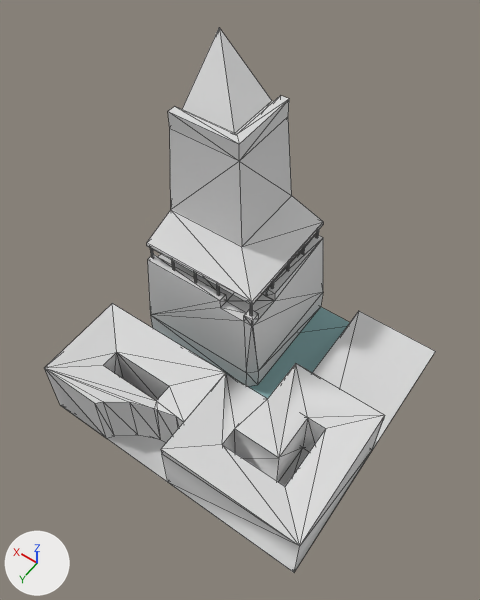
What one commit did to the OBJ model assets/stl_export/22cw.obj.
Camera for both pictures: a 50 mm lens placed at (-21.4, 32.6, 63.8), pointed at (1.4, 0.6, 13.6). Lighting does not change. The marker at lower left points along +X, +Y and +Z. The picture after the commit comes second. Mesh edges are drawn as thin lines. Where no turn or scale is listed for an object, it has been applied to the vertices. Vertices at exactly the same position are counted once.

Names of what the first picture shows: '22cw'.
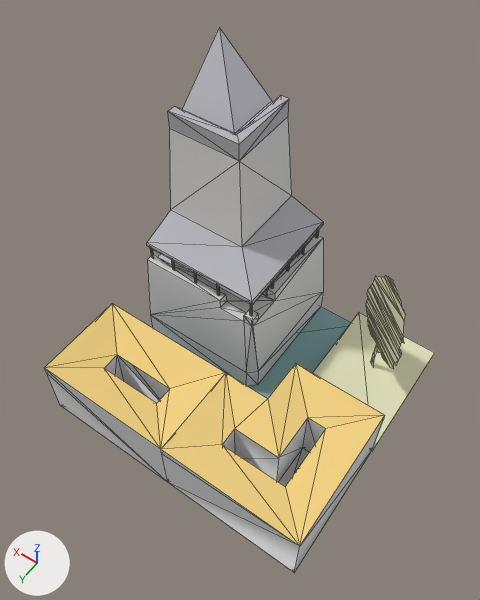
Boxes [x1, y1, x2, y2] around the edits, measured in the pictures (480 x 600 px):
```json
{"object": "22cw", "change": "reshaped", "before": [45, 28, 435, 572], "after": [45, 28, 434, 572]}
{"part": 1, "of": "me_22cw", "change": "added", "after": [366, 276, 405, 369], "on screen": "beige"}
{"part": 2, "of": "me_22cw", "change": "cut back", "before": [45, 101, 435, 485], "after": [45, 101, 434, 486]}
{"part": 3, "of": "me_22cw", "change": "recoloured", "before": [147, 28, 323, 305], "after": [147, 28, 323, 305], "on screen": "light grey to grey"}
{"part": 4, "of": "me_22cw", "change": "recoloured", "before": [150, 230, 319, 316], "after": [150, 230, 319, 316]}
{"part": 5, "of": "me_22cw", "change": "recoloured", "before": [161, 363, 385, 546], "after": [161, 363, 385, 546], "on screen": "light grey to yellow"}
```

The change, as JSON lines over the scene's bpy script:
```json
{"op": "add", "block": "mat_cortyard", "code": ["mat_cortyard = principled_material('cortyard')", "mat_cortyard.base_color = (0.878, 0.792, 0.651)  # pale yellow #f1e6d3", "mat_cortyard.roughness = 1.0"]}
{"op": "add", "block": "mat_castleroof", "code": ["mat_castleroof = principled_material('castleRoof')", "mat_castleroof.base_color = (0.471, 0.471, 0.51)  # grey #b7b7bd", "mat_castleroof.roughness = 1.0"]}
{"op": "add", "block": "mat_material", "code": ["mat_material = principled_material('Material')", "mat_material.base_color = (0.878, 0.639, 0.224)  # yellow #f1d182", "mat_material.roughness = 1.0"]}
{"op": "add", "block": "mat_straw", "code": ["mat_straw = principled_material('straw')", "mat_straw.base_color = (0.569, 0.514, 0.42)  # light grey #c7bead", "mat_straw.roughness = 1.0"]}
{"op": "add", "block": "mat_w", "code": ["mat_w = principled_material('w')", "mat_w.base_color = (0.757, 0.757, 0.502)  # beige #e2e2bc", "mat_w.roughness = 1.0"]}
{"block": "me_22cw", "where": "# used by ob_22cw; location = (0.0, 0.0, 0.0)"}
{"op": "remove", "block": "me_22cw", "code": "me_22cw.from_pydata(...)  # 211 vertices, 408 faces; spans x -15.0..15.0, y -15.0..15.0, z -3.0..29.6"}
{"op": "add", "block": "me_22cw", "code": "me_22cw.from_pydata(...)  # 264 vertices, 402 faces; spans x -15.0..15.0, y -15.0..15.0, z -3.0..29.6"}
{"block": "me_22cw", "change": "me_22cw part 1: a new loose piece of 67 vertices spanning x -13.2..-6.4, y -12.1..-6.6, z -0.3..14.1, in mat_w (beige #e2e2bc)"}
{"block": "me_22cw", "change": "me_22cw part 2"}
{"block": "me_22cw", "change": "25 vertices are removed from x -15.0..15.0, y -15.0..15.0, z 0.0..7.5"}
{"block": "me_22cw", "change": "135 faces are deleted"}
{"block": "me_22cw", "change": "11 vertices are added at x -15.0..15.0, y -15.0..15.0, z -0.3..6.5"}
{"block": "me_22cw", "change": "42 new faces join them, mat_default (light grey #dadada)"}
{"block": "me_22cw", "change": "8 new faces join them, mat_castleroof (grey #b7b7bd)"}
{"block": "me_22cw", "change": "9 new faces join them, mat_material (yellow #f1d182)"}
{"block": "me_22cw", "change": "2 new faces join them, mat_w (beige #e2e2bc)"}
{"block": "me_22cw", "change": "me_22cw part 3: 26 faces spanning x 1.2..15.0, y -15.0..-1.2, z 11.0..29.6 switch from mat_default (light grey #dadada) to mat_castleroof (grey #b7b7bd)"}
{"block": "me_22cw", "change": "me_22cw part 4: 108 faces spanning x 1.3..14.8, y -14.7..-1.3, z 9.0..11.0 switch from mat_default (light grey #dadada) to mat_straw (light grey #c7bead)"}
{"block": "me_22cw", "change": "me_22cw part 5: 13 faces spanning x -15.0..0.0, y 0.0..15.0, z 6.5..7.5 switch from mat_default (light grey #dadada) to mat_material (yellow #f1d182)"}
{"op": "add", "block": "me_22cw", "code": "me_22cw.materials.append(mat_cortyard)  # pale yellow #f1e6d3"}
{"op": "add", "block": "me_22cw", "code": "me_22cw.materials.append(mat_w)  # beige #e2e2bc"}
```
